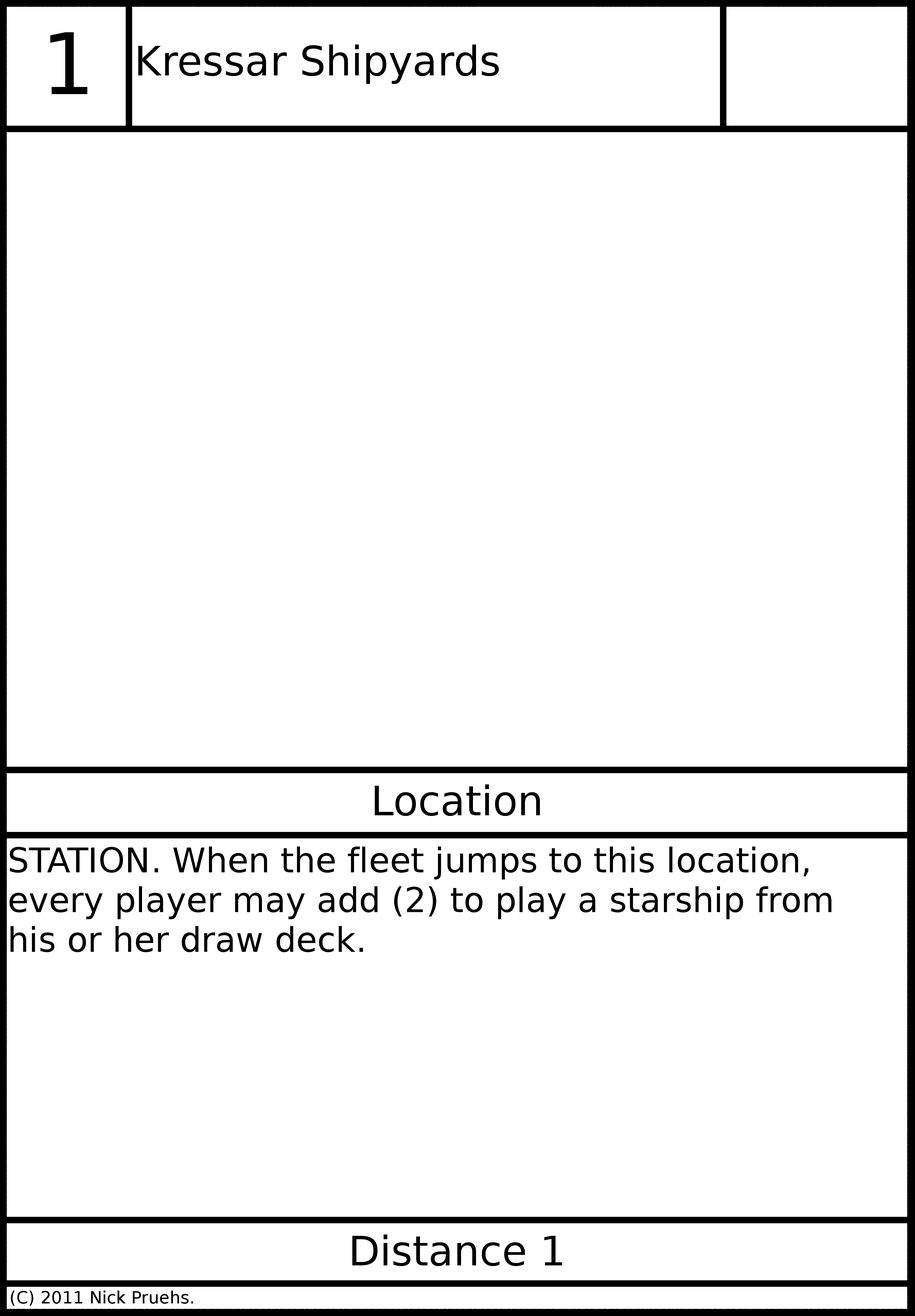
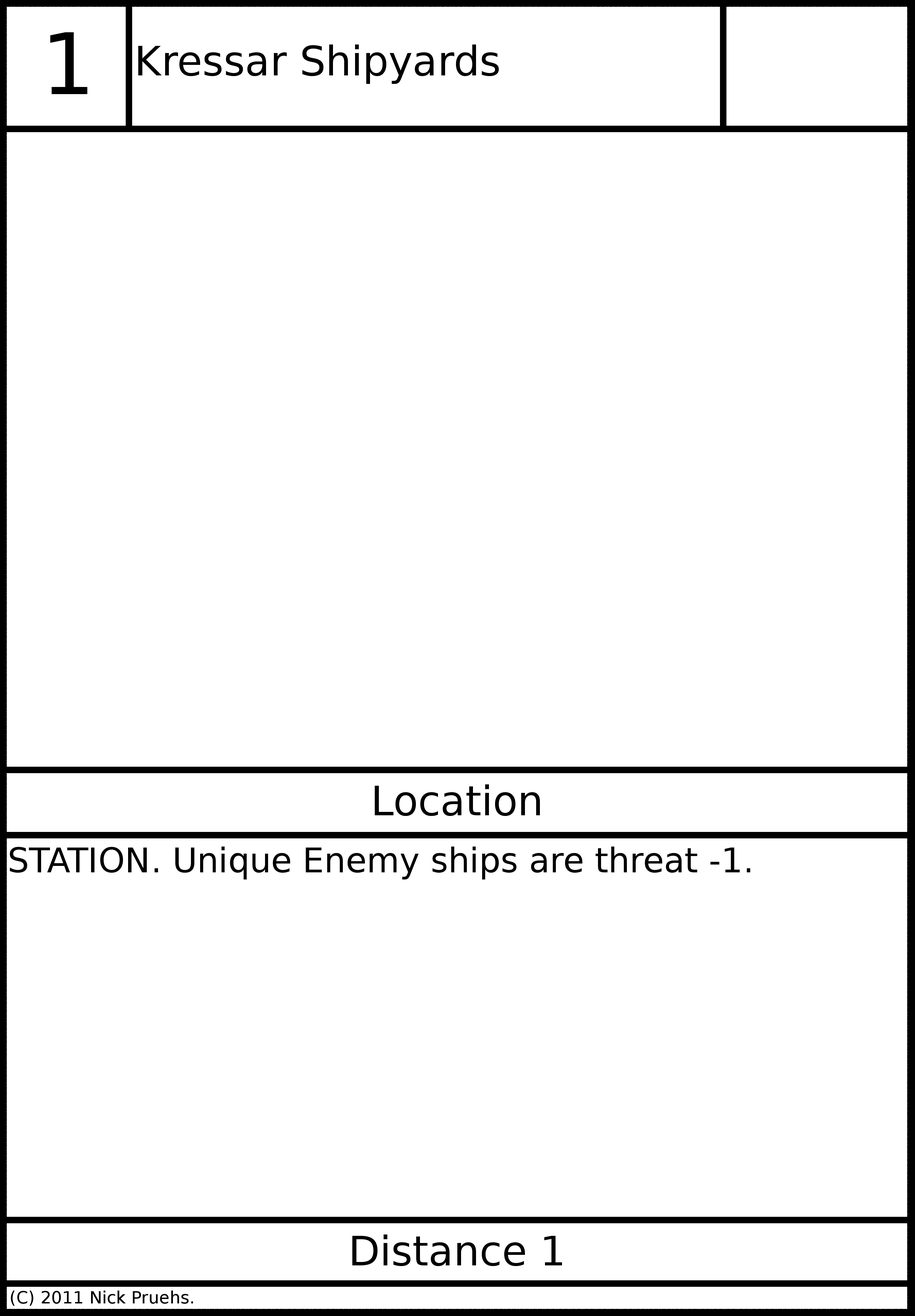
Comparing the layer stacks of the two 915 x 1316 images. Changes:
painted on "Card Text" over [9, 846, 832, 952]
